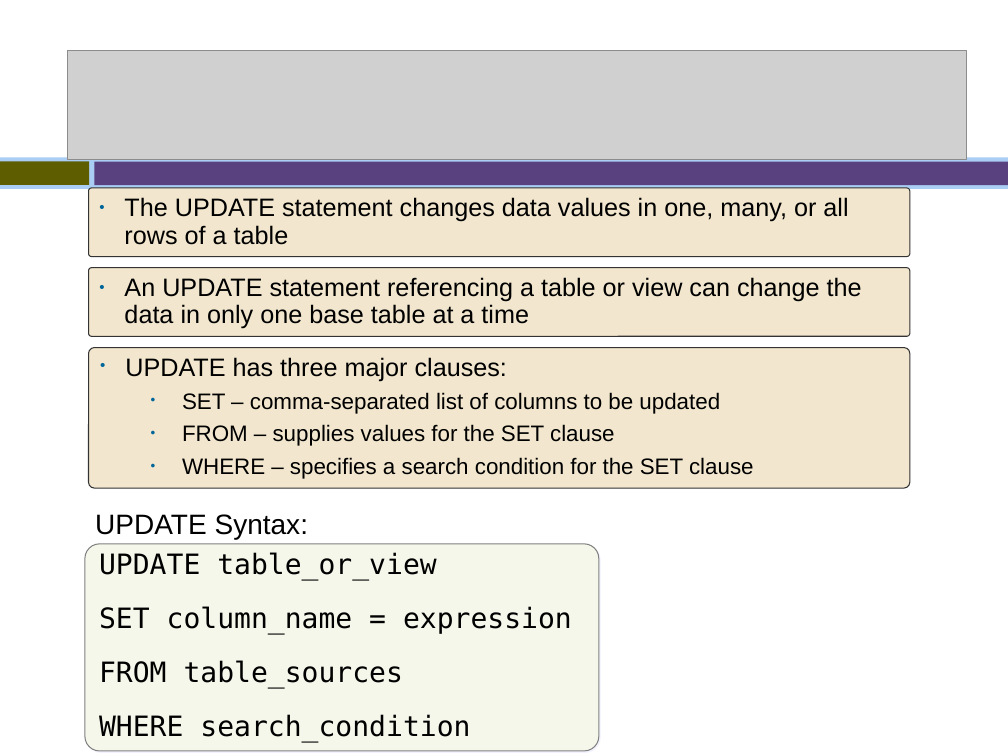
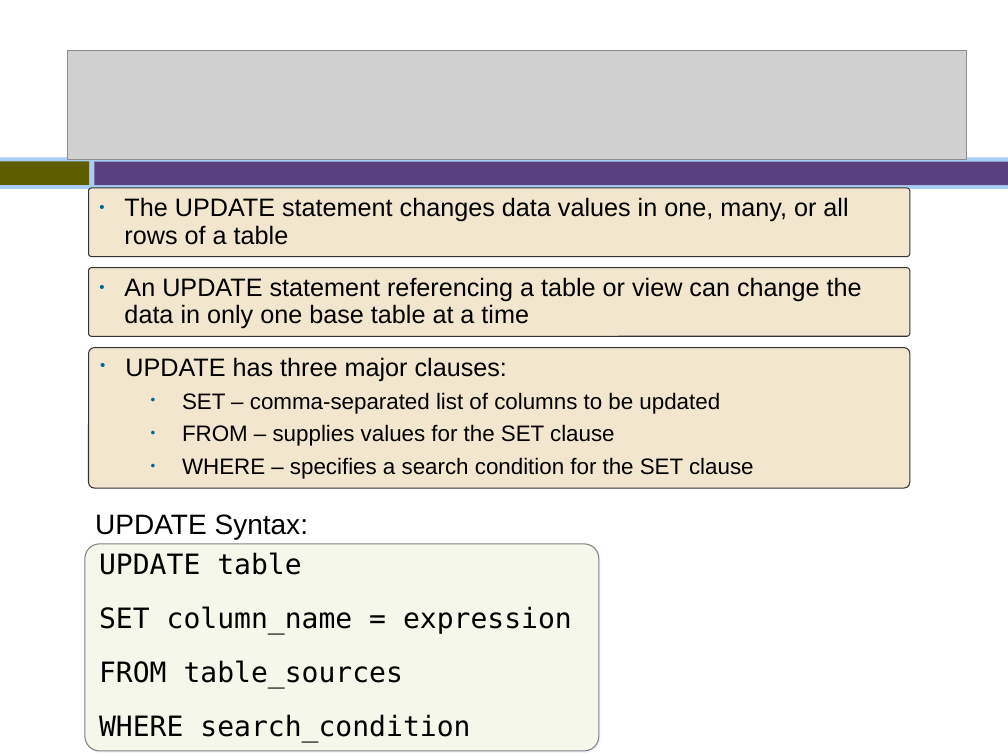
Before and after one commit to Fa19959/Database-Workshop, a slide deck: slide 20 of SQL.ppt. Drawn at 1008x756 pixels with LibreOffice and Linux fonts; fonts in the diff are those of the drawing; grey boxes stand for pictures; background and template pictures are left out. Boxes give left, top, right and bottom in pixels: in the first picture for what was removed or moved away, otherwise in the second. Text is boxed around its words. In the diff, an @@ line names an element or a change of style, - is before the commit and + after.

```diff
--- a/SQL.ppt
+++ b/SQL.ppt
@@ text in rounded rectangle at box(99, 552, 301, 575): text changed @@
-UPDATE table_or_view
+UPDATE table
```
Also in this commit, not shown: 1 other file.
